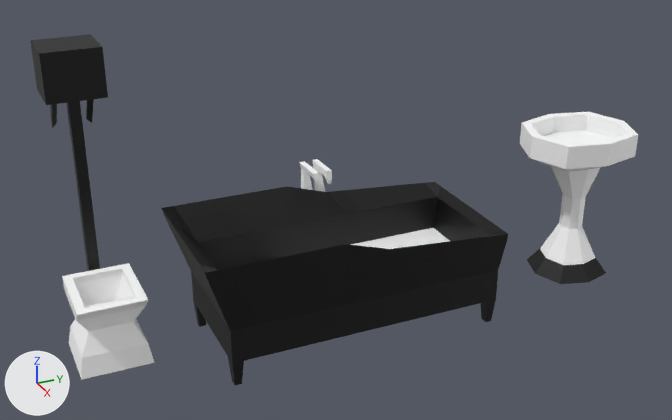
An edit to the FBX model NotesOfCitrus/Assets/Blender/BathroomAssets/assetBathroom.fbx, drawn before and after from the same camera.
Rendered twice from a 50 mm camera at (44.2, -6.5, 28.1) aimed at (-0.7, 13.7, 5.7). The axes (+X, +Y, +Z) are drawn at lower left. The lights are the same throughout.

Names of what the first picture shows: 'Bath', 'Sink', 'Toilet'.
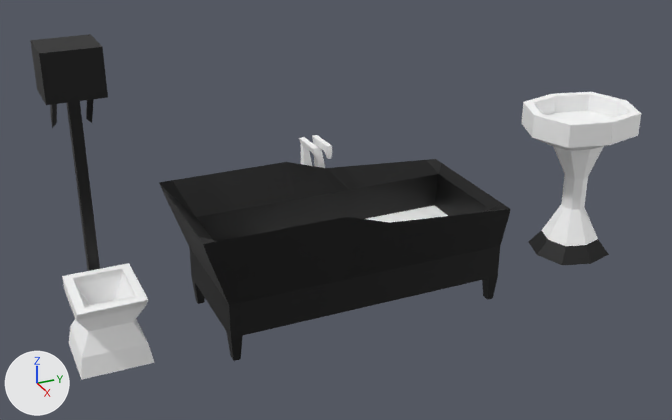
Where the newer file only moved an object's origin or applied its transform, the numbers keep the older frame.

Edits to the bpy script that builds the scene:
```text
Change me_cube_002:
    where me_cube_002.from_pydata(...)  # 74 vertices, 72 faces; spans x -3.38..2.79, y -3.55..3.55, z -0.5..9.2
    used by ob_sink; location = (0.0, 30.33, -0.78)
    me_cube_002 part 2: the whole mesh is moved by (0.0, 0.0, 1.37)
Change me_cube_001:
    where me_cube_001.from_pydata(...)  # 164 vertices, 162 faces; spans x -5.3..4.3, y -9.6..8.4, z -2.5..6.2
    used by ob_bath; location = (0.0, 14.0, 1.0)
    me_cube_001 part 1: the whole mesh is moved by (0.0, 0.0, 1.6)
```

Pixel boxes [x1, y1, x2, y2] of what changed, in the pictures (672 x 420 px):
'Bath', mesh moved: before [161, 159, 508, 385]; after [159, 135, 510, 361]
'Sink', mesh moved: before [520, 112, 638, 284]; after [521, 92, 641, 265]
